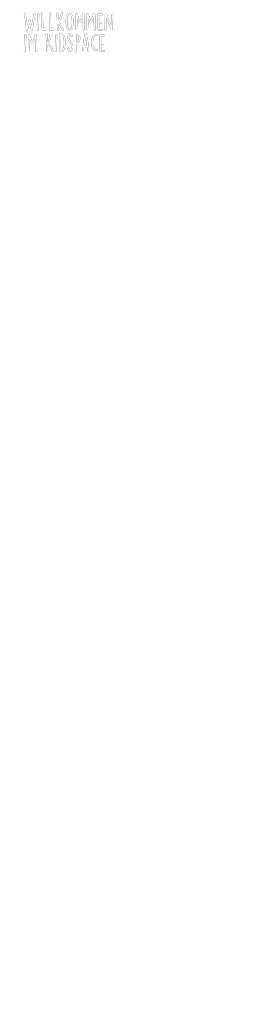
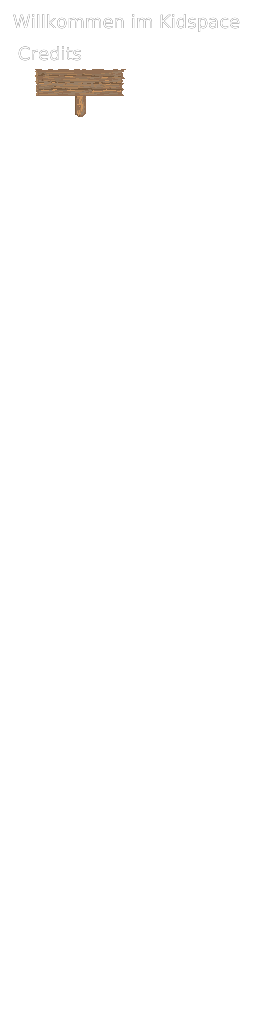
Two versions of the same layered image (256x1024). Layer-by-layer changes:
painted on "Layer 1" over left=13, top=12, right=126, bottom=117
